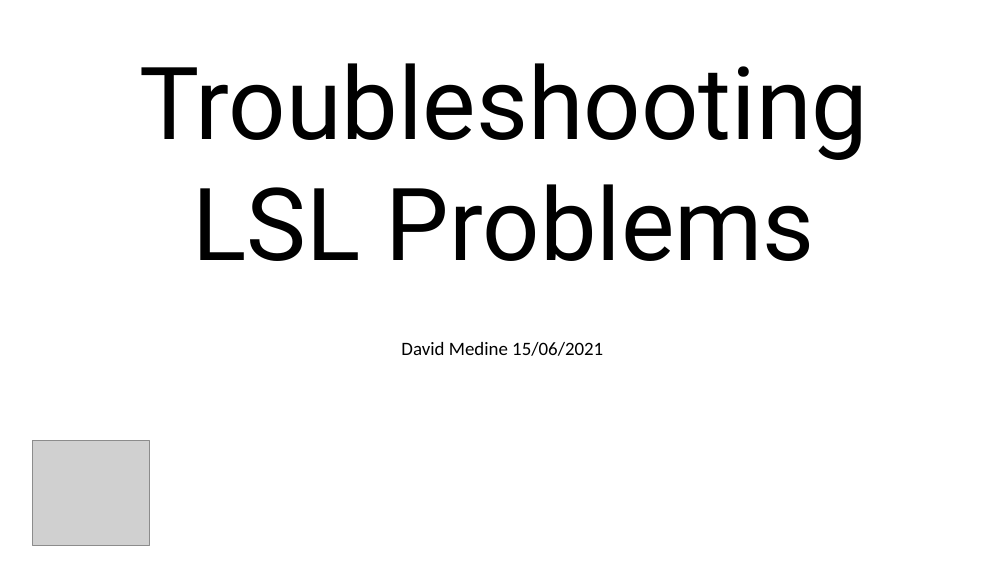
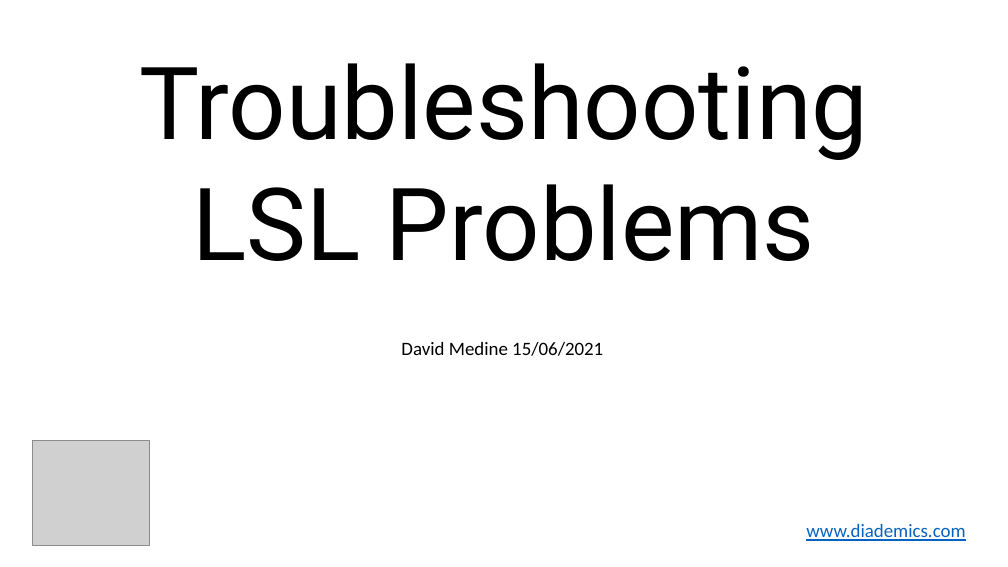
Before and after one commit to Diademics-Pty-Ltd/EEGLABWorkshop2021, a slide deck: slide 1 of 20210615-EEGLAB_workshop.pptx. Drawn at 1008x567 pixels with LibreOffice and Linux fonts; fonts in the diff are those of the drawing; grey boxes stand for pictures. Boxes give left, top, right and bottom in pixels: in the first picture for what was removed or moved away, otherwise in the second. Text is boxed around its words. In the diff, an @@ line names an element or a change of style, - is before the commit and + after.

```diff
--- a/20210615-EEGLAB_workshop.pptx
+++ b/20210615-EEGLAB_workshop.pptx
@@ text added at box(806, 524, 965, 541), 18 pt, text #0563C1, underline @@
+www.diademics.com
```
Also in this commit, not shown: 1 other slide changed, 2 slides added.
